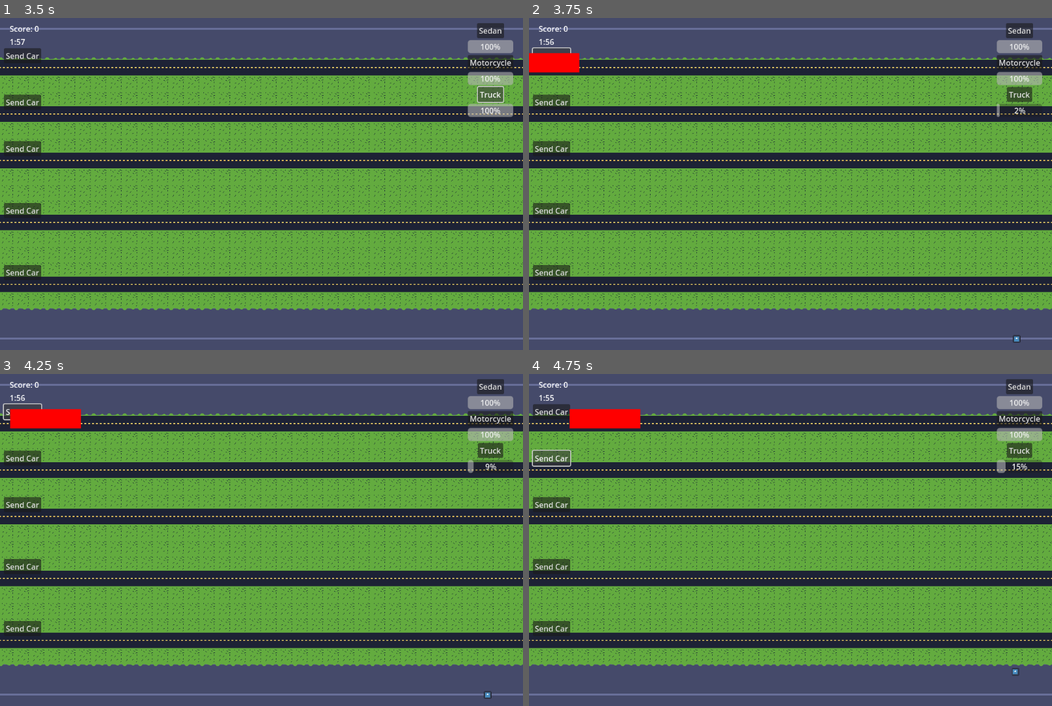
Above: before the commit, frames 1-4 (two rows, left to right).
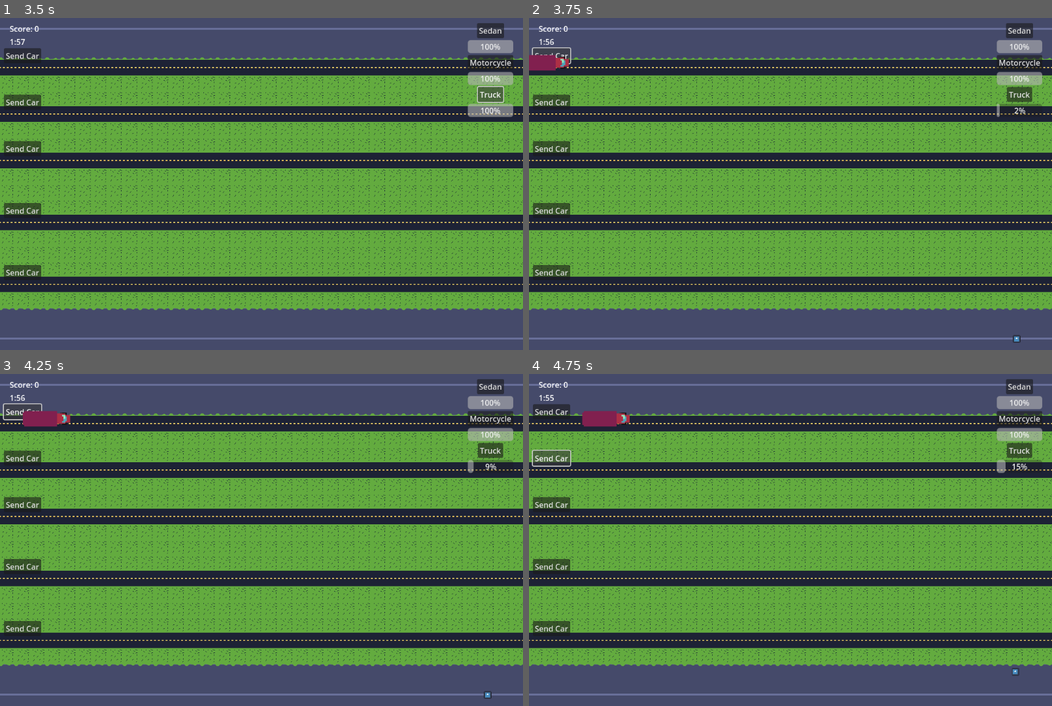
Above: after the commit, the same moments.

Repository: vaughnzaayer/RoadyCross
Game: Godot game, scene res://Scenes/Game.tscn
Two runs of this game, one before a commit and one after it. Both use one fixed random seed, a clock stepped at 60 frames per second and the inputs below. The engine's default icon, where the game draws it, is replaced by a stand-in: a white triangle on a blue panel in a dark square.
Inputs:
- Up to frame 1 (3.5 s): click "Start" at 0.5 s; click "Sedan" at 1.25 s; click "Motorcycle" at 2 s; click "Truck" at 2.75 s
- Up to frame 2 (3.75 s): click "Send Car" at 3.5 s
- Up to frame 3 (4.25 s): no input
- Up to frame 4 (4.75 s): click "Send Car" at 4.25 s

Frame 1 is identical in both runs. In frame 2, 0.6% of the frame differs, in the area x 0-10%, y 10-17%; in frame 3, 0.8%, in the area x 1-16%, y 10-17%; in frame 4, 0.8%.
Error in both runs: Attempt to call function 'play' in base 'null instance' on a null instance. (res://Scripts/Animal.gd:112)

Commit message:
added sprites/animations for vehicles

Diff:
--- /dev/null
+++ b/Assets/CarSpriteSheets/motorcycle.json
@@ -0,0 +1,58 @@
+{ "frames": {
+   "motorcycle 0.aseprite": {
+    "frame": { "x": 0, "y": 0, "w": 32, "h": 32 },
+    "rotated": false,
+    "trimmed": false,
+    "spriteSourceSize": { "x": 0, "y": 0, "w": 32, "h": 32 },
+    "sourceSize": { "w": 32, "h": 32 },
+    "duration": 100
+   },
+   "motorcycle 1.aseprite": {
+    "frame": { "x": 32, "y": 0, "w": 32, "h": 32 },
+    "rotated": false,
+    "trimmed": false,
+    "spriteSourceSize": { "x": 0, "y": 0, "w": 32, "h": 32 },
+    "sourceSize": { "w": 32, "h": 32 },
+    "duration": 100
+   },
+   "motorcycle 2.aseprite": {
+    "frame": { "x": 64, "y": 0, "w": 32, "h": 32 },
+    "rotated": false,
+    "trimmed": false,
+    "spriteSourceSize": { "x": 0, "y": 0, "w": 32, "h": 32 },
+    "sourceSize": { "w": 32, "h": 32 },
+    "duration": 100
+   },
+   "motorcycle 3.aseprite": {
+    "frame": { "x": 96, "y": 0, "w": 32, "h": 32 },
+    "rotated": false,
+    "trimmed": false,
+    "spriteSourceSize": { "x": 0, "y": 0, "w": 32, "h": 32 },
+    "sourceSize": { "w": 32, "h": 32 },
+    "duration": 100
+   },
+   "motorcycle 4.aseprite": {
+    "frame": { "x": 128, "y": 0, "w": 32, "h": 32 },
+    "rotated": false,
+    "trimmed": false,
+    "spriteSourceSize": { "x": 0, "y": 0, "w": 32, "h": 32 },
+    "sourceSize": { "w": 32, "h": 32 },
+    "duration": 100
+   }
+ },
+ "meta": {
+  "app": "https://www.aseprite.org/",
+  "version": "1.2.40-x64",
+  "image": "motorcycle.png",
+  "format": "RGBA8888",
+  "size": { "w": 160, "h": 32 },
+  "scale": "1",
+  "frameTags": [
+  ],
+  "layers": [
+   { "name": "Layer 1", "opacity": 255, "blendMode": "normal" }
+  ],
+  "slices": [
+  ]
+ }
+}
--- /dev/null
+++ b/Assets/CarSpriteSheets/sedan.json
@@ -0,0 +1,42 @@
+{ "frames": {
+   "sedan 0.aseprite": {
+    "frame": { "x": 0, "y": 0, "w": 32, "h": 32 },
+    "rotated": false,
+    "trimmed": false,
+    "spriteSourceSize": { "x": 0, "y": 0, "w": 32, "h": 32 },
+    "sourceSize": { "w": 32, "h": 32 },
+    "duration": 100
+   },
+   "sedan 1.aseprite": {
+    "frame": { "x": 32, "y": 0, "w": 32, "h": 32 },
+    "rotated": false,
+    "trimmed": false,
+    "spriteSourceSize": { "x": 0, "y": 0, "w": 32, "h": 32 },
+    "sourceSize": { "w": 32, "h": 32 },
+    "duration": 100
+   },
+   "sedan 2.aseprite": {
+    "frame": { "x": 64, "y": 0, "w": 32, "h": 32 },
+    "rotated": false,
+    "trimmed": false,
+    "spriteSourceSize": { "x": 0, "y": 0, "w": 32, "h": 32 },
+    "sourceSize": { "w": 32, "h": 32 },
+    "duration": 100
+   }
+ },
+ "meta": {
+  "app": "https://www.aseprite.org/",
+  "version": "1.2.40-x64",
+  "image": "sedan.png",
+  "format": "RGBA8888",
+  "size": { "w": 96, "h": 32 },
+  "scale": "1",
+  "frameTags": [
+  ],
+  "layers": [
+   { "name": "Layer 1", "opacity": 255, "blendMode": "normal" }
+  ],
+  "slices": [
+  ]
+ }
+}
--- /dev/null
+++ b/Assets/CarSpriteSheets/truck.json
@@ -0,0 +1,50 @@
+{ "frames": {
+   "truck 0.aseprite": {
+    "frame": { "x": 0, "y": 0, "w": 32, "h": 32 },
+    "rotated": false,
+    "trimmed": false,
+    "spriteSourceSize": { "x": 0, "y": 0, "w": 32, "h": 32 },
+    "sourceSize": { "w": 32, "h": 32 },
+    "duration": 100
+   },
+   "truck 1.aseprite": {
+    "frame": { "x": 32, "y": 0, "w": 32, "h": 32 },
+    "rotated": false,
+    "trimmed": false,
+    "spriteSourceSize": { "x": 0, "y": 0, "w": 32, "h": 32 },
+    "sourceSize": { "w": 32, "h": 32 },
+    "duration": 100
+   },
+   "truck 2.aseprite": {
+    "frame": { "x": 64, "y": 0, "w": 32, "h": 32 },
+    "rotated": false,
+    "trimmed": false,
+    "spriteSourceSize": { "x": 0, "y": 0, "w": 32, "h": 32 },
+    "sourceSize": { "w": 32, "h": 32 },
+    "duration": 100
+   },
+   "truck 3.aseprite": {
+    "frame": { "x": 96, "y": 0, "w": 32, "h": 32 },
+    "rotated": false,
+    "trimmed": false,
+    "spriteSourceSize": { "x": 0, "y": 0, "w": 32, "h": 32 },
+    "sourceSize": { "w": 32, "h": 32 },
+    "duration": 100
+   }
+ },
+ "meta": {
+  "app": "https://www.aseprite.org/",
+  "version": "1.2.40-x64",
+  "image": "truck.png",
+  "format": "RGBA8888",
+  "size": { "w": 128, "h": 32 },
+  "scale": "1",
+  "frameTags": [
+  ],
+  "layers": [
+   { "name": "Layer 1", "opacity": 255, "blendMode": "normal" }
+  ],
+  "slices": [
+  ]
+ }
+}
--- a/Scenes/Cars/Motorcycle.tscn
+++ b/Scenes/Cars/Motorcycle.tscn
@@ -1,11 +1,53 @@
-[gd_scene load_steps=4 format=3 uid="uid://civly1s1f1rvj"]
+[gd_scene load_steps=10 format=3 uid="uid://civly1s1f1rvj"]
 
 [ext_resource type="Script" path="res://Scripts/Motorcycle.gd" id="1_3v6gq"]
+[ext_resource type="Texture2D" uid="uid://d171mem6xfmhf" path="res://Assets/CarSpriteSheets/motorcycle.png" id="2_mbij0"]
 
 [sub_resource type="RectangleShape2D" id="RectangleShape2D_l6okp"]
 size = Vector2(16, 44.5002)
 
-[sub_resource type="CanvasTexture" id="CanvasTexture_2khr0"]
+[sub_resource type="AtlasTexture" id="AtlasTexture_rtjve"]
+atlas = ExtResource("2_mbij0")
+region = Rect2(0, 0, 32, 32)
+
+[sub_resource type="AtlasTexture" id="AtlasTexture_17rau"]
+atlas = ExtResource("2_mbij0")
+region = Rect2(32, 0, 32, 32)
+
+[sub_resource type="AtlasTexture" id="AtlasTexture_050fm"]
+atlas = ExtResource("2_mbij0")
+region = Rect2(64, 0, 32, 32)
+
+[sub_resource type="AtlasTexture" id="AtlasTexture_ihvaw"]
+atlas = ExtResource("2_mbij0")
+region = Rect2(96, 0, 32, 32)
+
+[sub_resource type="AtlasTexture" id="AtlasTexture_4epvc"]
+atlas = ExtResource("2_mbij0")
+region = Rect2(128, 0, 32, 32)
+
+[sub_resource type="SpriteFrames" id="SpriteFrames_ngqgq"]
+animations = [{
+"frames": [{
+"duration": 1.0,
+"texture": SubResource("AtlasTexture_rtjve")
+}, {
+"duration": 1.0,
+"texture": SubResource("AtlasTexture_17rau")
+}, {
+"duration": 1.0,
+"texture": SubResource("AtlasTexture_050fm")
+}, {
+"duration": 1.0,
+"texture": SubResource("AtlasTexture_ihvaw")
+}, {
+"duration": 1.0,
+"texture": SubResource("AtlasTexture_4epvc")
+}],
+"loop": true,
+"name": &"default",
+"speed": 5.0
+}]
 
 [node name="TestCar" type="Node2D"]
 script = ExtResource("1_3v6gq")
@@ -19,7 +61,7 @@
 rotation = 1.5708
 shape = SubResource("RectangleShape2D_l6okp")
 
-[node name="Sprite2D" type="Sprite2D" parent="."]
-modulate = Color(1, 0.478431, 0.168627, 1)
-scale = Vector2(50, 16)
-texture = SubResource("CanvasTexture_2khr0")
+[node name="AnimatedSprite2D" type="AnimatedSprite2D" parent="."]
+position = Vector2(8, 0)
+scale = Vector2(2, 2)
+sprite_frames = SubResource("SpriteFrames_ngqgq")
--- a/Scenes/Cars/Sedan.tscn
+++ b/Scenes/Cars/Sedan.tscn
@@ -1,13 +1,42 @@
-[gd_scene load_steps=4 format=3 uid="uid://c0h0ntlenmvph"]
+[gd_scene load_steps=8 format=3 uid="uid://c0h0ntlenmvph"]
 
 [ext_resource type="Script" path="res://Scripts/Sedan.gd" id="1_fv4qi"]
+[ext_resource type="Texture2D" uid="uid://vexxp8qsyd17" path="res://Assets/CarSpriteSheets/sedan.png" id="2_i3gxf"]
 
 [sub_resource type="RectangleShape2D" id="RectangleShape2D_l6okp"]
-size = Vector2(15.9999, 16.0001)
+size = Vector2(15.9999, 16)
 
-[sub_resource type="CanvasTexture" id="CanvasTexture_2khr0"]
+[sub_resource type="AtlasTexture" id="AtlasTexture_mbewf"]
+atlas = ExtResource("2_i3gxf")
+region = Rect2(0, 0, 32, 32)
+
+[sub_resource type="AtlasTexture" id="AtlasTexture_ryemu"]
+atlas = ExtResource("2_i3gxf")
+region = Rect2(32, 0, 32, 32)
+
+[sub_resource type="AtlasTexture" id="AtlasTexture_6b8ve"]
+atlas = ExtResource("2_i3gxf")
+region = Rect2(64, 0, 32, 32)
+
+[sub_resource type="SpriteFrames" id="SpriteFrames_qkd7d"]
+animations = [{
+"frames": [{
+"duration": 1.0,
+"texture": SubResource("AtlasTexture_mbewf")
+}, {
+"duration": 1.0,
+"texture": SubResource("AtlasTexture_ryemu")
+}, {
+"duration": 1.0,
+"texture": SubResource("AtlasTexture_6b8ve")
+}],
+"loop": true,
+"name": &"default",
+"speed": 5.0
+}]
 
 [node name="TestCar" type="Node2D"]
+scale = Vector2(2, 2)
 script = ExtResource("1_fv4qi")
 
 [node name="Marker2D" type="Marker2D" parent="."]
@@ -16,10 +45,9 @@
 collision_layer = 2
 
 [node name="CollisionShape2D" type="CollisionShape2D" parent="Area2D"]
+position = Vector2(2.47955e-05, 8.97596e-11)
 rotation = 1.5708
 shape = SubResource("RectangleShape2D_l6okp")
 
-[node name="Sprite2D" type="Sprite2D" parent="."]
-modulate = Color(0, 1, 1, 1)
-scale = Vector2(25, 25)
-texture = SubResource("CanvasTexture_2khr0")
+[node name="AnimatedSprite2D" type="AnimatedSprite2D" parent="."]
+sprite_frames = SubResource("SpriteFrames_qkd7d")
--- a/Scenes/Cars/Truck.tscn
+++ b/Scenes/Cars/Truck.tscn
@@ -1,11 +1,46 @@
-[gd_scene load_steps=4 format=3 uid="uid://bleq27mrsawr3"]
+[gd_scene load_steps=9 format=3 uid="uid://bleq27mrsawr3"]
 
 [ext_resource type="Script" path="res://Scripts/Truck.gd" id="1_2a7al"]
+[ext_resource type="Texture2D" uid="uid://crwhwgy841mcf" path="res://Assets/CarSpriteSheets/truck.png" id="2_v2qcj"]
 
 [sub_resource type="RectangleShape2D" id="RectangleShape2D_l6okp"]
-size = Vector2(31.9995, 144)
+size = Vector2(31.9995, 104)
 
-[sub_resource type="CanvasTexture" id="CanvasTexture_2khr0"]
+[sub_resource type="AtlasTexture" id="AtlasTexture_ym0ja"]
+atlas = ExtResource("2_v2qcj")
+region = Rect2(0, 0, 32, 32)
+
+[sub_resource type="AtlasTexture" id="AtlasTexture_821pw"]
+atlas = ExtResource("2_v2qcj")
+region = Rect2(32, 0, 32, 32)
+
+[sub_resource type="AtlasTexture" id="AtlasTexture_7lccc"]
+atlas = ExtResource("2_v2qcj")
+region = Rect2(64, 0, 32, 32)
+
+[sub_resource type="AtlasTexture" id="AtlasTexture_6jic5"]
+atlas = ExtResource("2_v2qcj")
+region = Rect2(96, 0, 32, 32)
+
+[sub_resource type="SpriteFrames" id="SpriteFrames_ebj1x"]
+animations = [{
+"frames": [{
+"duration": 1.0,
+"texture": SubResource("AtlasTexture_ym0ja")
+}, {
+"duration": 1.0,
+"texture": SubResource("AtlasTexture_821pw")
+}, {
+"duration": 1.0,
+"texture": SubResource("AtlasTexture_7lccc")
+}, {
+"duration": 1.0,
+"texture": SubResource("AtlasTexture_6jic5")
+}],
+"loop": true,
+"name": &"default",
+"speed": 5.0
+}]
 
 [node name="TestCar" type="Node2D"]
 script = ExtResource("1_2a7al")
@@ -16,10 +51,13 @@
 collision_layer = 2
 
 [node name="CollisionShape2D" type="CollisionShape2D" parent="Area2D"]
+position = Vector2(4, 1.448e-05)
 rotation = 1.5708
 shape = SubResource("RectangleShape2D_l6okp")
 
-[node name="Sprite2D" type="Sprite2D" parent="."]
-modulate = Color(1, 0, 0, 1)
-scale = Vector2(145.884, 40.0747)
-texture = SubResource("CanvasTexture_2khr0")
+[node name="AnimatedSprite2D" type="AnimatedSprite2D" parent="."]
+position = Vector2(0, 4.76837e-07)
+scale = Vector2(3.375, 2.625)
+sprite_frames = SubResource("SpriteFrames_ebj1x")
+frame = 3
+frame_progress = 0.678616
Binary file added: AsepriteResources/ProjectFiles/motorcycle.aseprite
Binary file added: AsepriteResources/ProjectFiles/motorcycle.gif
Binary file added: AsepriteResources/ProjectFiles/sedan.aseprite
Binary file added: AsepriteResources/ProjectFiles/sedan.gif
Binary file added: AsepriteResources/ProjectFiles/truck.aseprite
Binary file added: AsepriteResources/ProjectFiles/truck.gif
Binary file added: Assets/CarSpriteSheets/motorcycle.png
Not shown, added: Assets/CarSpriteSheets/motorcycle.png.import
Binary file added: Assets/CarSpriteSheets/sedan.png
Not shown, added: Assets/CarSpriteSheets/sedan.png.import
Binary file added: Assets/CarSpriteSheets/truck.png
Not shown, added: Assets/CarSpriteSheets/truck.png.import
